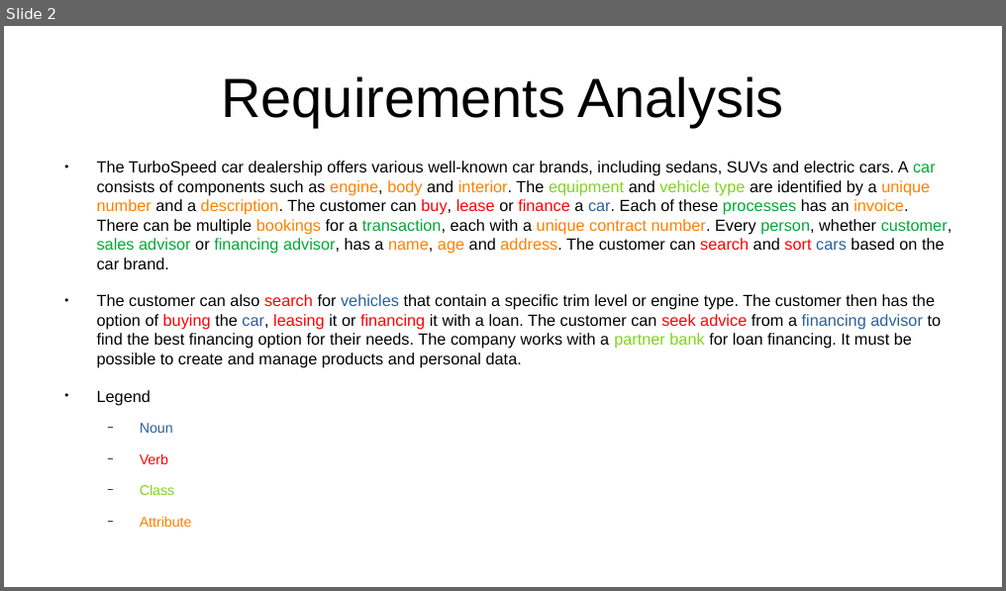
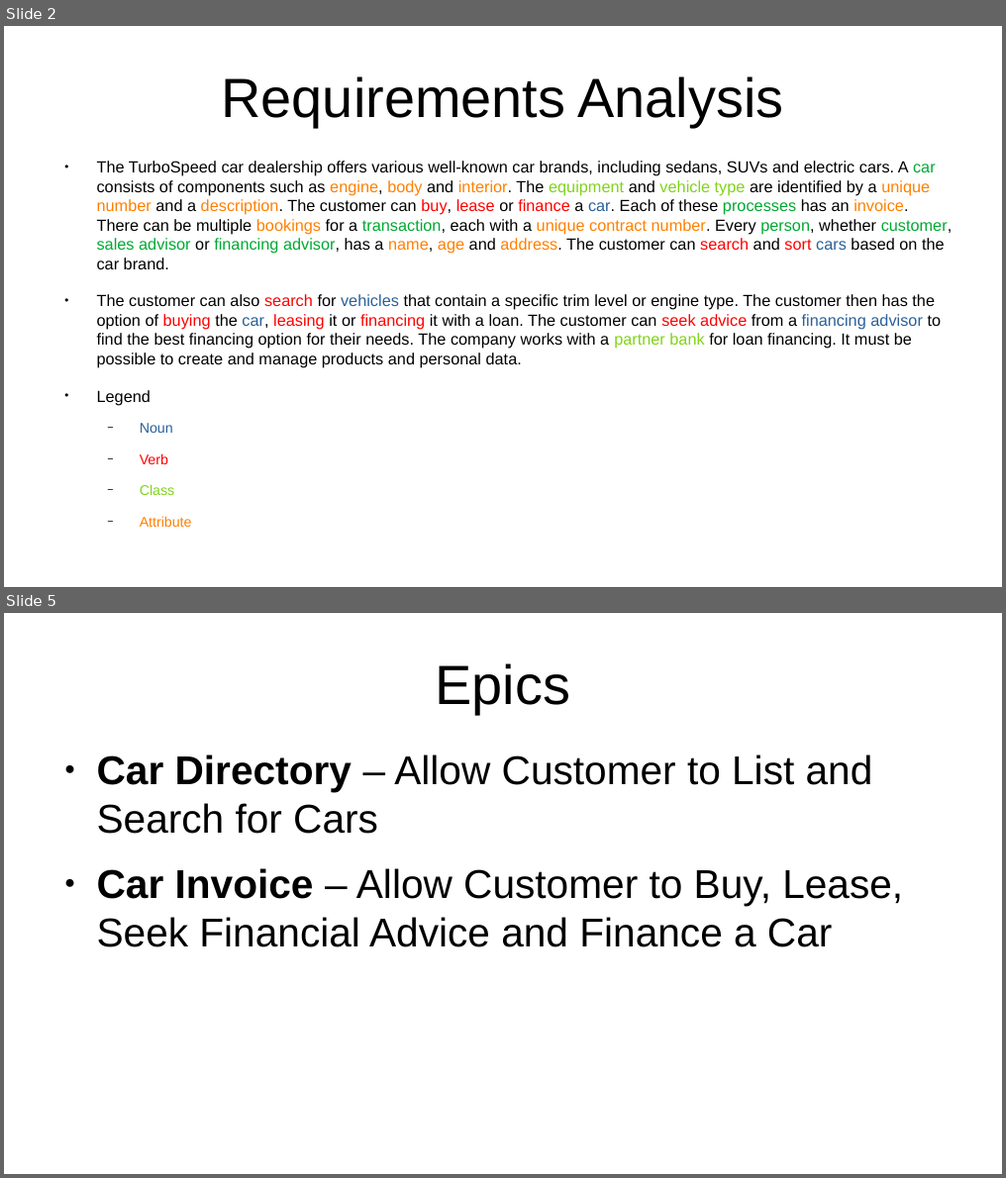
Before and after one commit to al8111/Java-UML-SWT, a slide deck: presentation.odp. Shown one above the other, each under a label of ours: slide 2 before the commit, slides 2 and 5 after it; the slides between them are not shown. The pictures are 1006x591 and 1006x1178 pixels, drawn with LibreOffice and Linux fonts; fonts in the diff are those of the drawing. Boxes give left, top, right and bottom in pixels: in the first picture for what was removed or moved away, otherwise in the second. Text is boxed around its words. In the diff, an @@ line names an element or a change of style, - is before the commit and + after.

Commit message:
doc: create epics in the presentation

```diff
--- a/presentation.odp
+++ b/presentation.odp
@@ slide 5 added at [4, 613, 1002, 1174], background #FFFFFF @@
@@ title added at [436, 663, 571, 714], 44 pt, text #000000 @@
+Epics
@@ text added at [97, 755, 903, 948], 32 pt, text #000000 @@
+● Car Directory – Allow Customer to List and Search for Cars
+● Car Invoice – Allow Customer to Buy, Lease, Seek Financial Advice and Finance a Car
```
Also in this commit, not shown: 2 other slides added, 41 other files.
